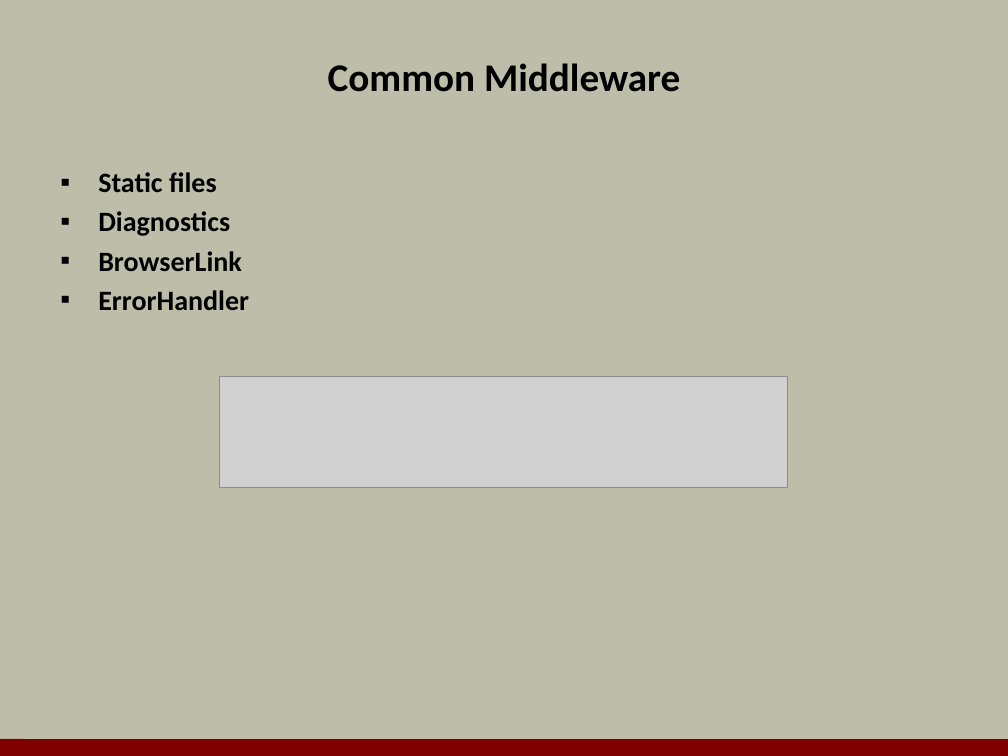
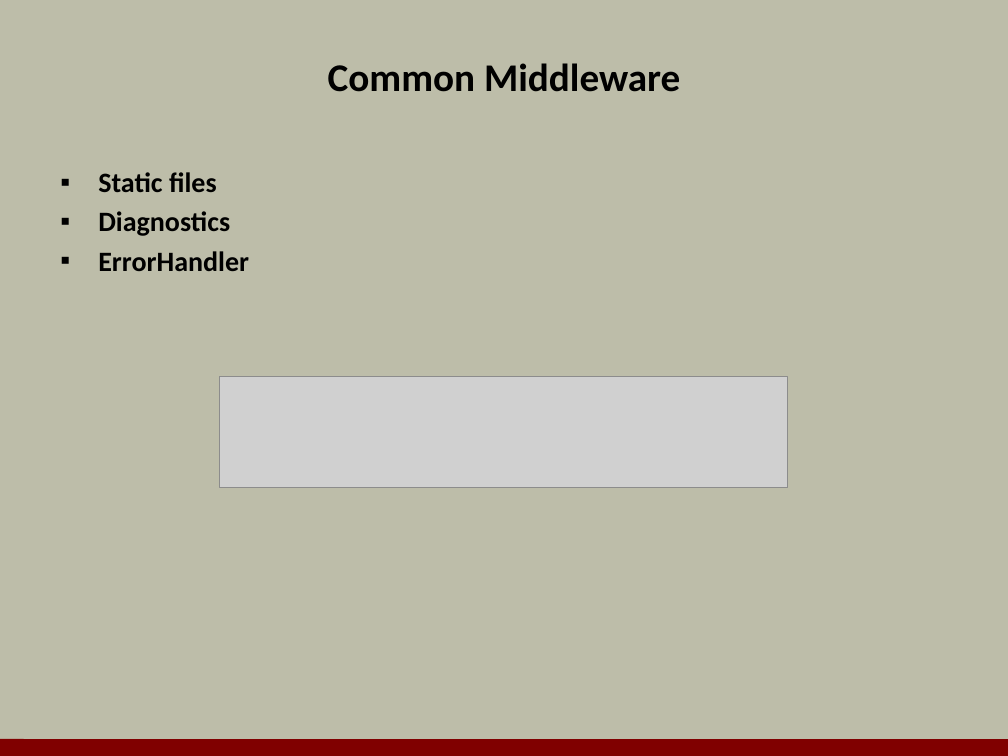
Before and after one commit to OdeToCode/classes, a slide deck: slide 11 of aspnet5/slides/02_Middleware.pptx. Drawn at 1008x756 pixels with LibreOffice and Linux fonts; fonts in the diff are those of the drawing; grey boxes stand for pictures; background and template pictures are left out. Boxes give left, top, right and bottom in pixels: in the first picture for what was removed or moved away, otherwise in the second. Text is boxed around its words. In the diff, an @@ line names an element or a change of style, - is before the commit and + after.

```diff
--- a/aspnet5/slides/02_Middleware.pptx
+++ b/aspnet5/slides/02_Middleware.pptx
@@ text at [98, 251, 242, 271]: paragraph removed @@
-▪ BrowserLink
```
Also in this commit, not shown: 6 other files.
